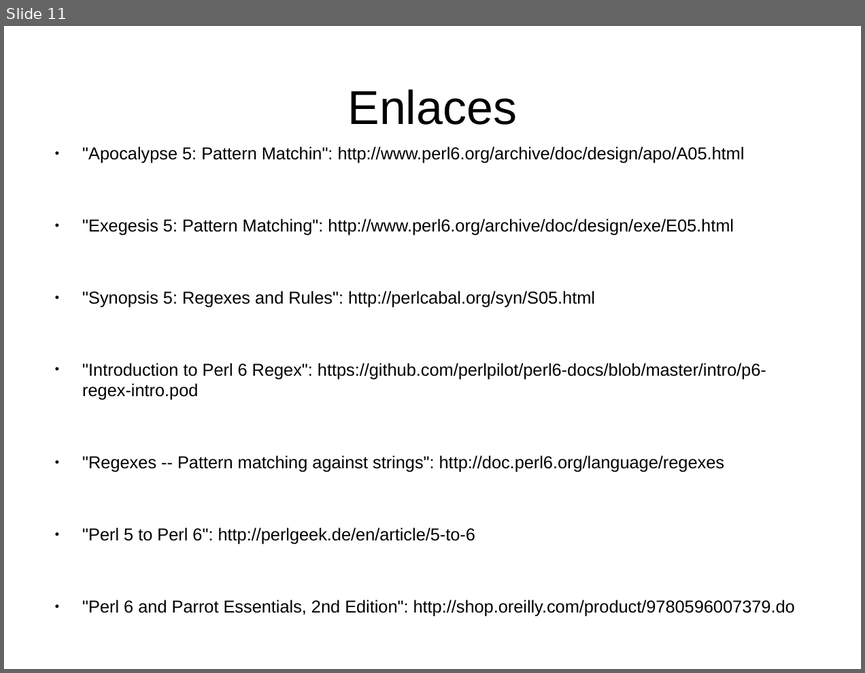
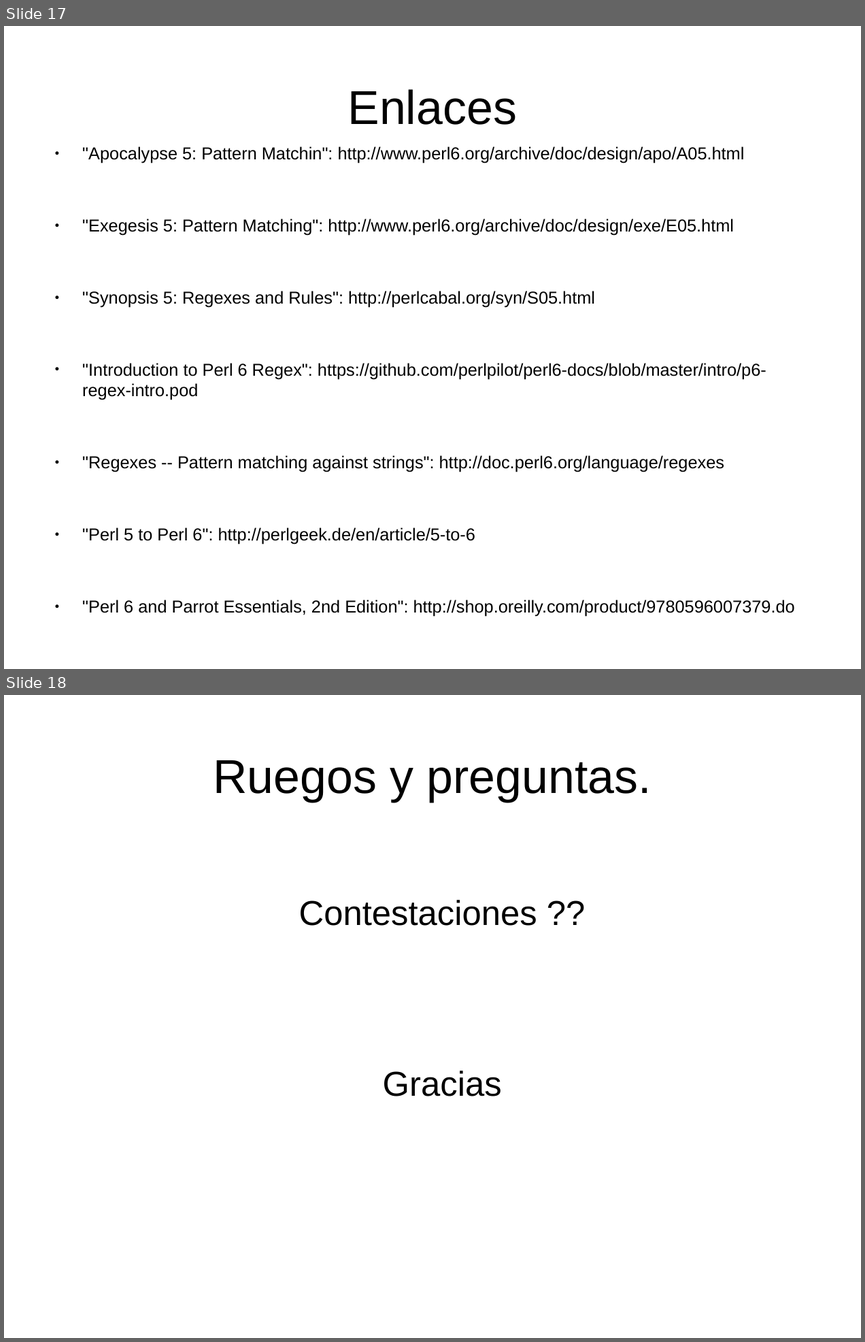
Before and after one commit to renatolrr/Regexes-and-Rules, a slide deck: impress/odp/Regexes-and-Rules.odp. Shown one above the other, each under a label of ours: slide 11 before the commit, slides 17 and 18 after it. The pictures are 865x673 and 865x1342 pixels, drawn with LibreOffice and Linux fonts; fonts in the diff are those of the drawing. Boxes give left, top, right and bottom in pixels: in the first picture for what was removed or moved away, otherwise in the second. Text is boxed around its words. In the diff, an @@ line names an element or a change of style, - is before the commit and + after.

```diff
--- a/impress/odp/Regexes-and-Rules.odp
+++ b/impress/odp/Regexes-and-Rules.odp
@@ slide 18 added at box(4, 695, 861, 1338), background #FFFFFF @@
@@ title added at box(213, 760, 651, 802), 44 pt, text #000000 @@
+Ruegos y preguntas.
@@ text added at box(299, 900, 537, 1096), 32 pt, text #000000 @@
+Contestaciones ??
+Gracias
@@ what was slide 11 is now slide 17 @@
```
Also in this commit, not shown: 6 slides changed, 7 other slides added, 1 slide removed, 2 other files.
